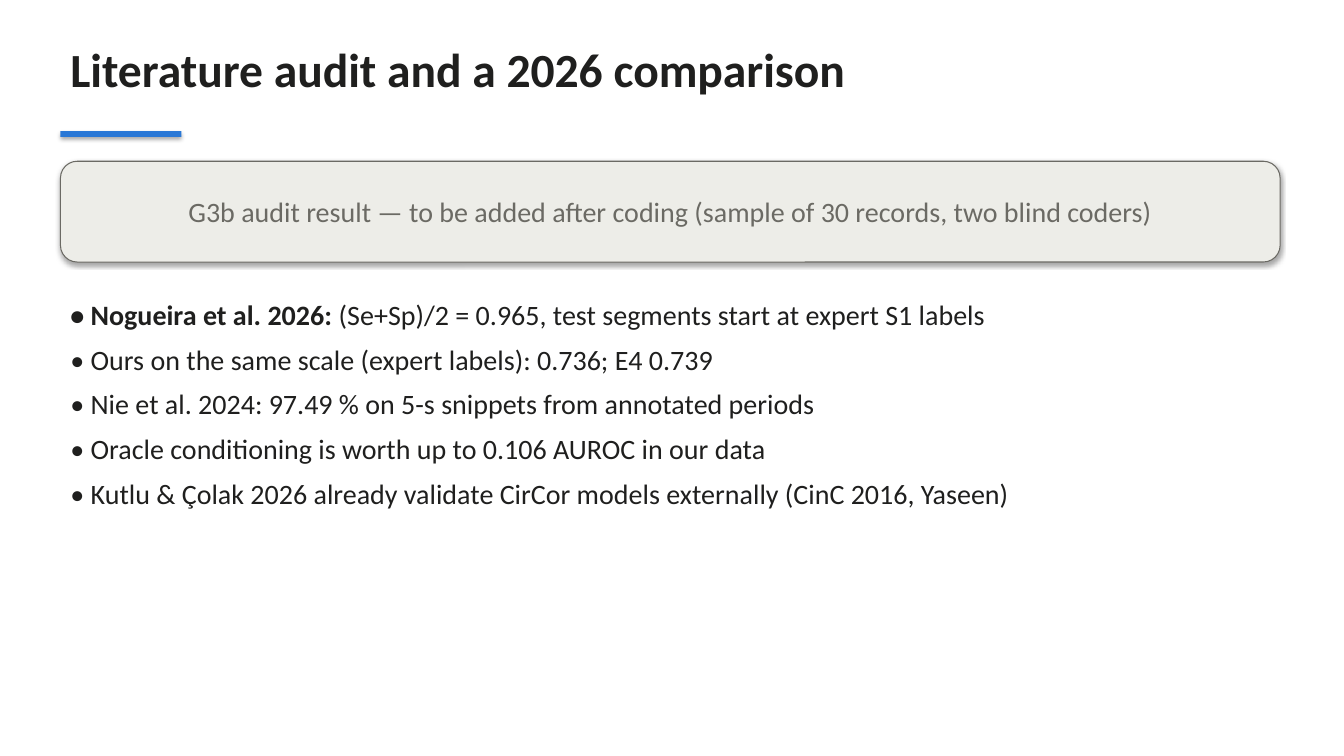
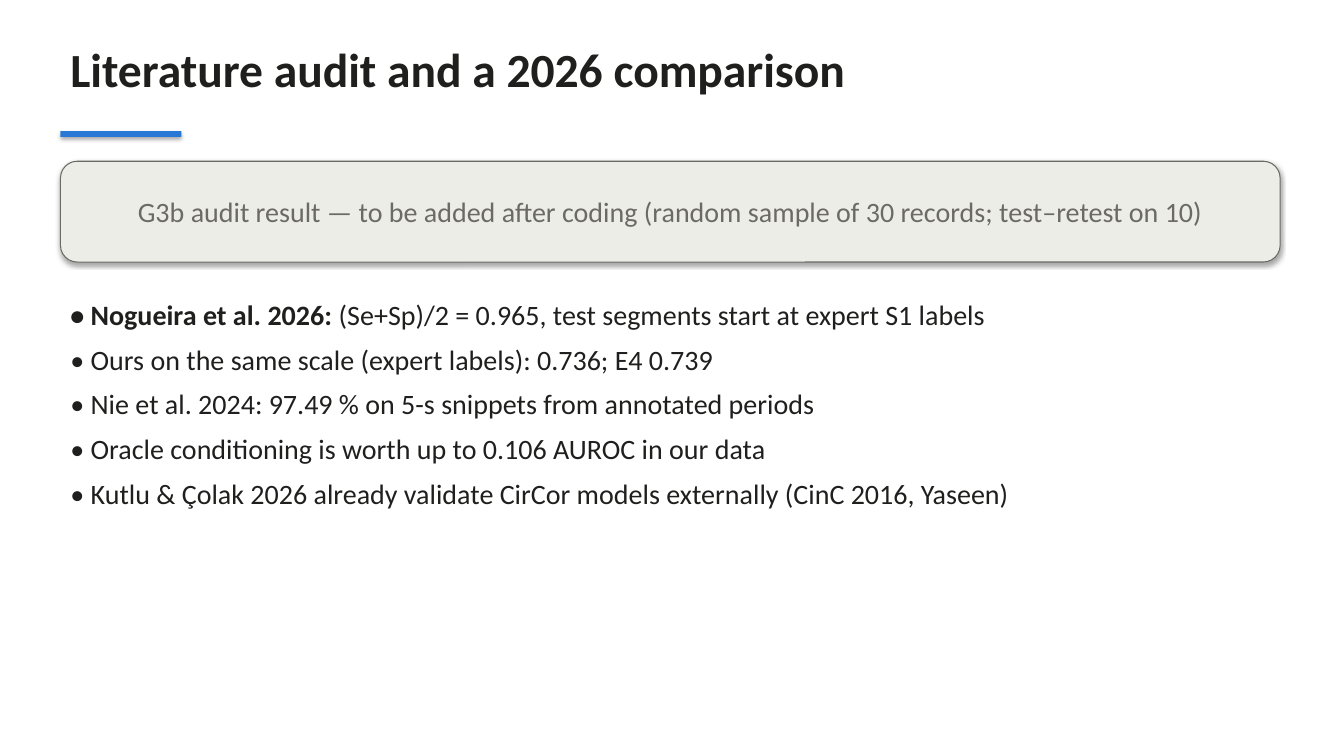
Before and after one commit to pm2m1/ec418-circor-research, a slide deck: slide 11 of report/EC418_slides.pptx. Drawn at 1344x756 pixels with LibreOffice and Linux fonts; fonts in the diff are those of the drawing. Boxes give left, top, right and bottom in pixels: in the first picture for what was removed or moved away, otherwise in the second. Text is boxed around its words. In the diff, an @@ line names an element or a change of style, - is before the commit and + after.

Commit message:
Report and slides: single author, single-coder audit wording
Author line and title slide now name the sole author, Parth Mishra (National Institute of
Technology Warangal); the "EC418 team" placeholder is gone. The G3b placeholders describe the
amended design (random sample of 30, test-retest on 10, amendments A1-A2) instead of two blind
coders, and the limitations list the single coder. No AI tool, coder team or AI coder is mentioned
in report/, the slides or docs/P4_*.md (checked in the sources and in the built PDF/PPTX text).
Report still 6 pages; number check passes.

```diff
--- a/report/EC418_slides.pptx
+++ b/report/EC418_slides.pptx
@@ text in rounded rectangle at [138,202,1202,227]: text changed @@
-G3b audit result — to be added after coding (sample of 30 records, two blind coders)
+G3b audit result — to be added after coding (random sample of 30 records; test–retest on 10)
```
Also in this commit, not shown: 1 other slide changed, 3 other files.
